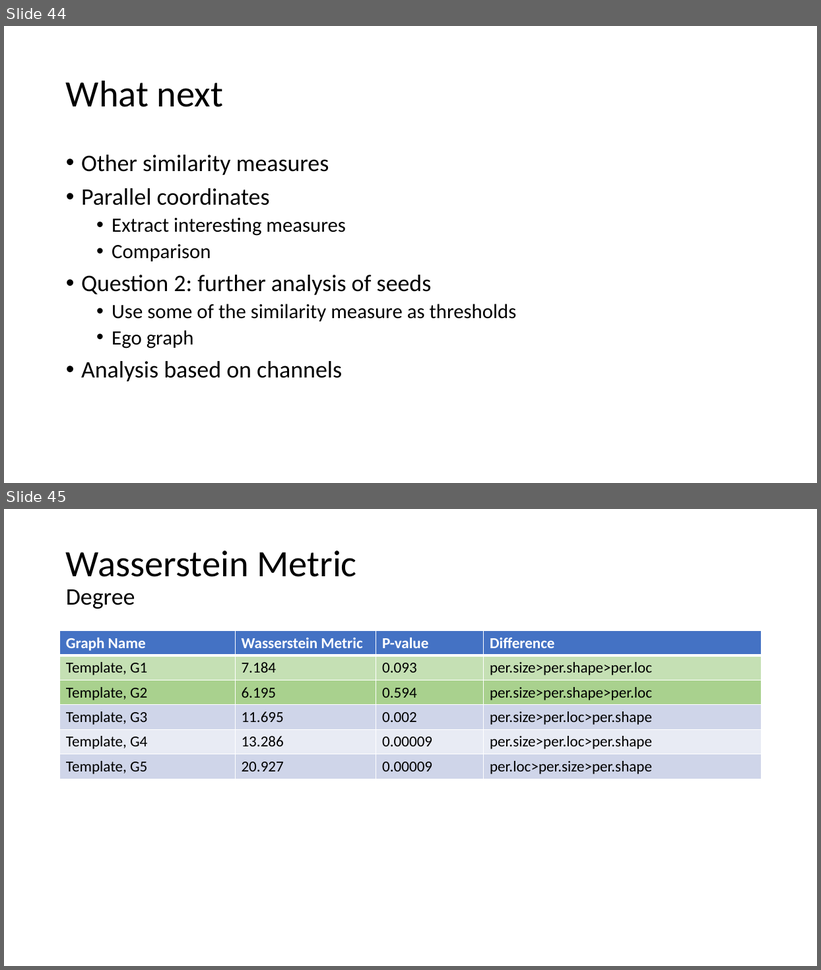
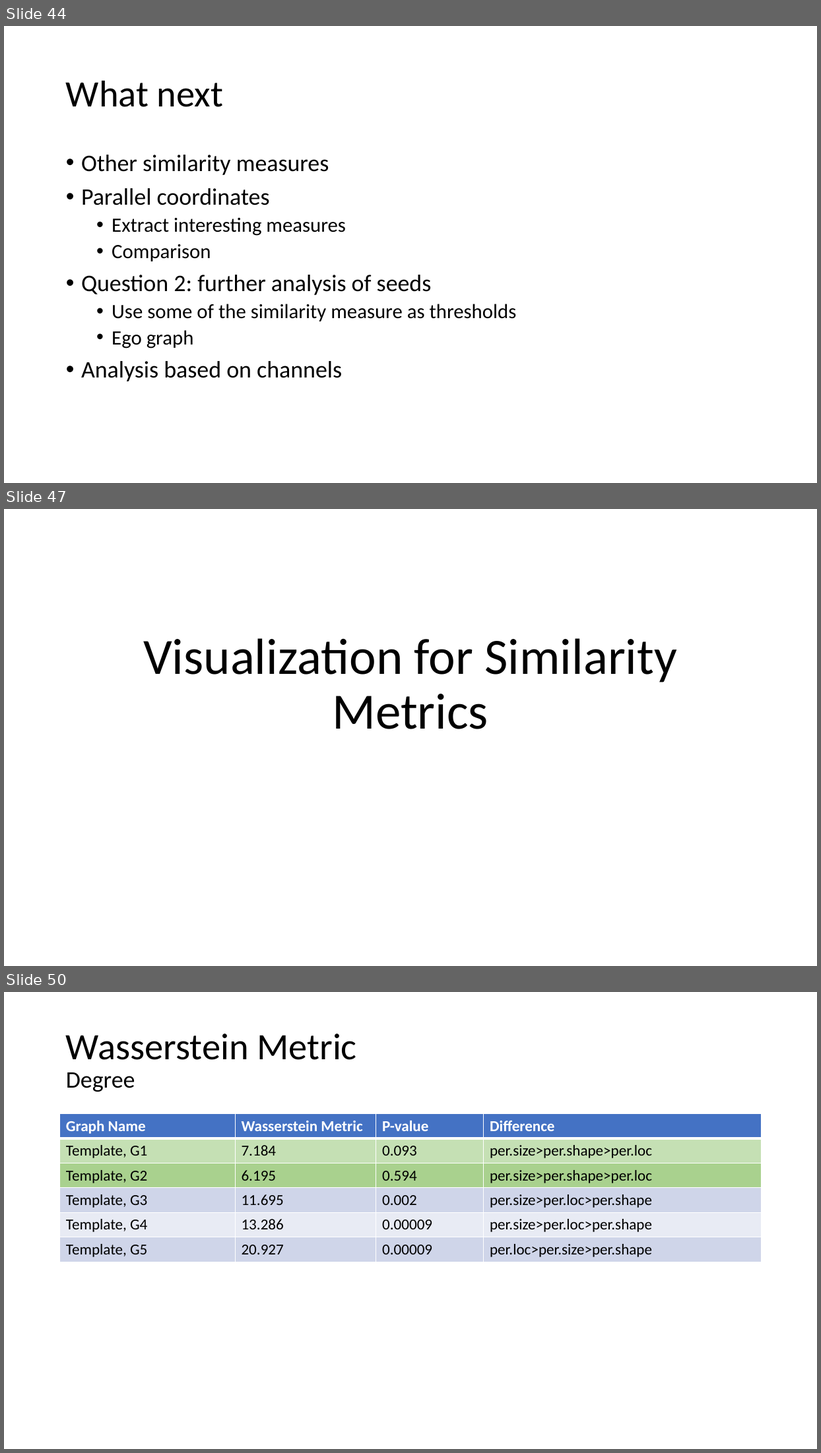
Before and after one commit to AtrayeeNeog/Visualization_2019-20, a slide deck: Documentation/Presentation/Project_Presentation_v3.pptx. Shown one above the other, each under a label of ours: slides 44 and 45 before the commit, slides 44, 47 and 50 after it; the slides between them are not shown. The pictures are 821x970 and 821x1453 pixels, drawn with LibreOffice and Linux fonts; fonts in the diff are those of the drawing. Boxes give left, top, right and bottom in pixels: in the first picture for what was removed or moved away, otherwise in the second. Text is boxed around its words. In the diff, an @@ line names an element or a change of style, - is before the commit and + after.

```diff
--- a/Documentation/Presentation/Project_Presentation_v3.pptx
+++ b/Documentation/Presentation/Project_Presentation_v3.pptx
@@ slide 47 added at (4, 509, 817, 966), background #FFFFFF @@
@@ title added at (143, 638, 678, 729), 60 pt, text #000000 @@
+Visualization for Similarity Metrics
@@ what was slide 45 is now slide 50 @@
```
Also in this commit, not shown: 6 other slides added, 42 slides removed, 2 other files.
